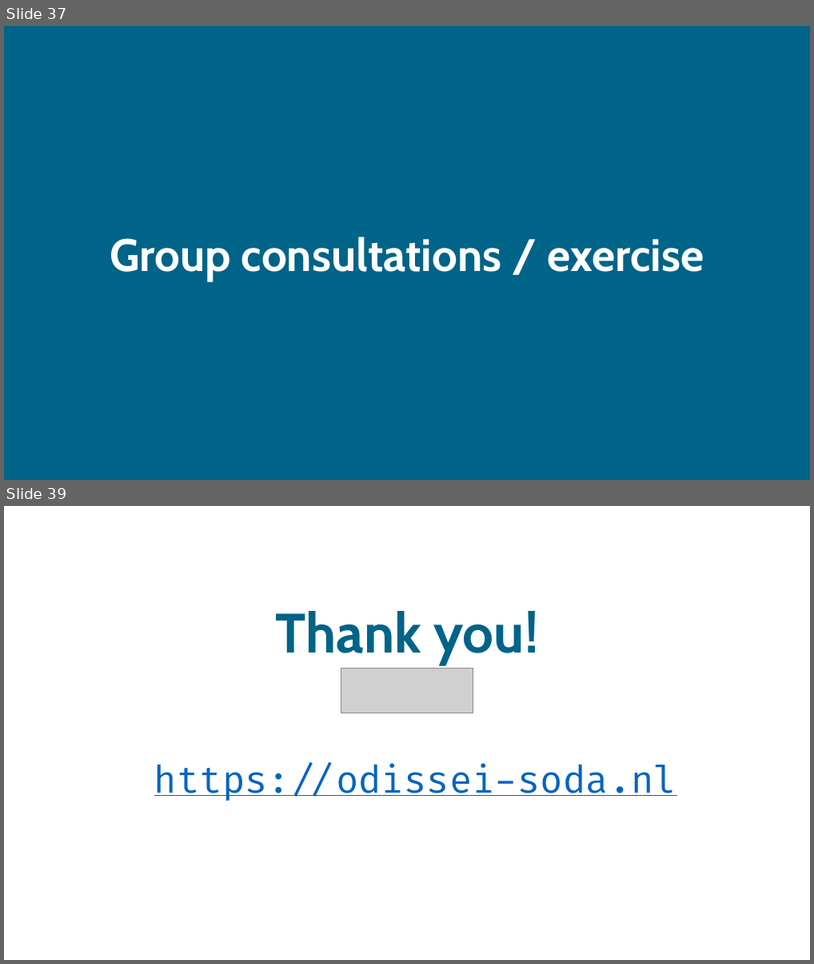
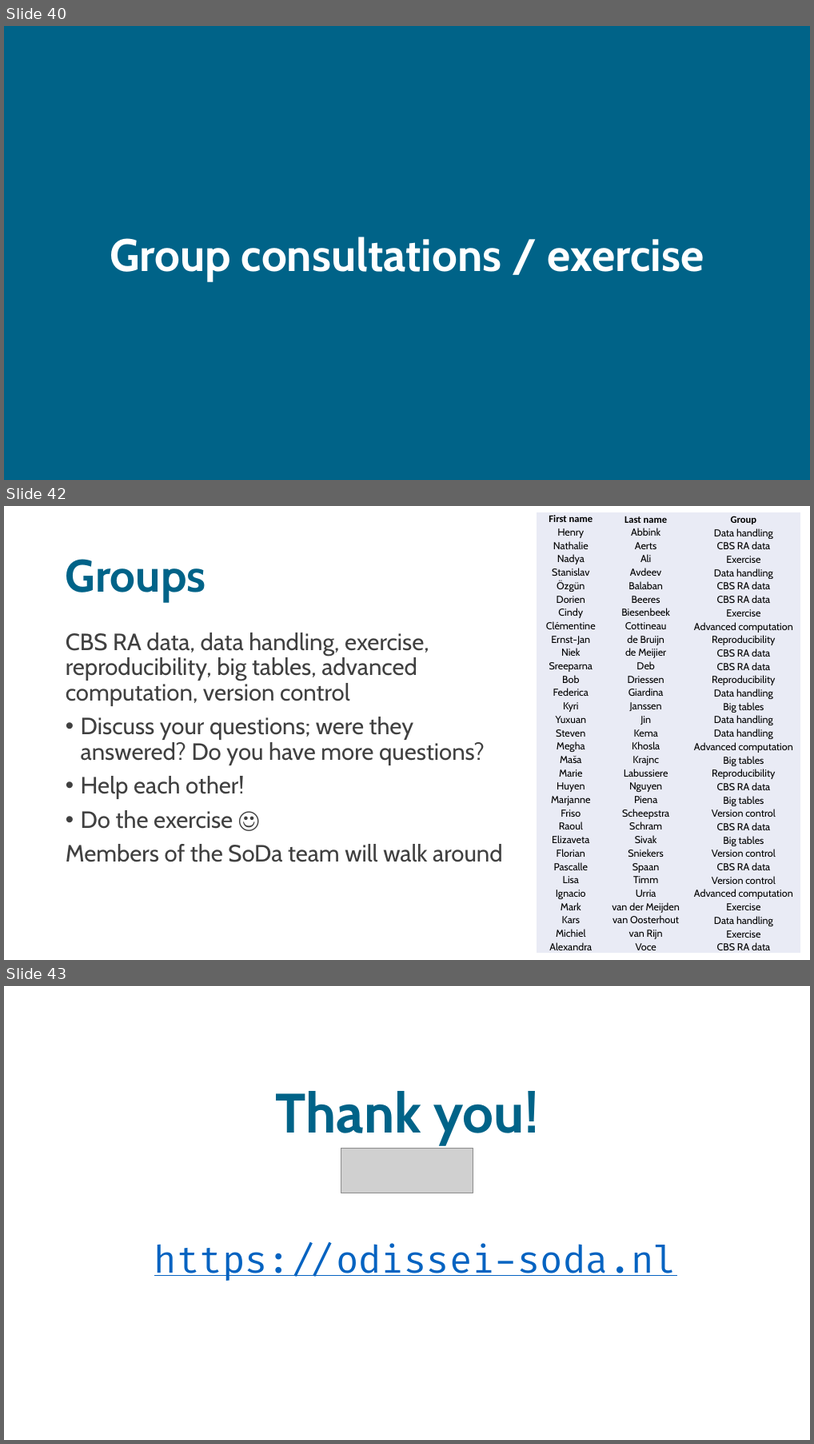
Before and after one commit to sodascience/workshop_efficient_microdata, a slide deck: efficient_microdata.pptx. Shown one above the other, each under a label of ours: slides 37 and 39 before the commit, slides 40, 42 and 43 after it; the slides between them are not shown. The pictures are 814x964 and 814x1444 pixels, drawn with LibreOffice and Linux fonts; fonts in the diff are those of the drawing; grey boxes stand for pictures. Boxes give left, top, right and bottom in pixels: in the first picture for what was removed or moved away, otherwise in the second. Text is boxed around its words. In the diff, an @@ line names an element or a change of style, - is before the commit and + after.

```diff
--- a/efficient_microdata.pptx
+++ b/efficient_microdata.pptx
@@ slide 42 added at (4,506,810,960), background #FFFFFF @@
@@ table added at (537,512,802,953), 33 rows, 3 columns @@
+First name | Last name | Group
+Henry | Abbink | Data handling
+Nathalie | Aerts | CBS RA data
+Nadya | Ali | Exercise
+Stanislav | Avdeev | Data handling
+Özgün | Balaban | CBS RA data
+Dorien | Beeres | CBS RA data
+Cindy | Biesenbeek | Exercise
+Clémentine | Cottineau | Advanced computation
+Ernst-Jan | de Bruijn | Reproducibility
+Niek | de Meijier | CBS RA data
+Sreeparna | Deb | CBS RA data
+Bob | Driessen | Reproducibility
+Federica | Giardina | Data handling
+Kyri | Janssen | Big tables
+Yuxuan | Jin | Data handling
+Steven | Kema | Data handling
+Megha | Khosla | Advanced computation
+Maša | Krajnc | Big tables
+Marie | Labussiere | Reproducibility
+Huyen | Nguyen | CBS RA data
+Marjanne | Piena | Big tables
+Friso | Scheepstra | Version control
+Raoul | Schram | CBS RA data
+Elizaveta | Sivak | Big tables
+Florian | Sniekers | Version control
+Pascalle | Spaan | CBS RA data
+Lisa | Timm | Version control
+Ignacio | Urria | Advanced computation
+Mark | van der Meijden | Exercise
+Kars | van Oosterhout | Data handling
+Michiel | van Rijn | Exercise
+Alexandra | Voce | CBS RA data
@@ title added at (66,559,206,602), 54 pt, text #006388, bold @@
+Groups
@@ text added at (66,632,502,862), 28 pt, text #404040 @@
+CBS RA data, data handling, exercise, reproducibility, big tables, advanced computation, version control
+• Discuss your questions; were they answered? Do you have more questions?
+• Help each other!
+• Do the exercise ☺
+Members of the SoDa team will walk around
@@ what was slide 37 is now slide 40 @@
@@ what was slide 39 is now slide 43 @@
```
Also in this commit, not shown: 2 slides changed, 4 other slides added, 1 slide removed, 2 other files.
